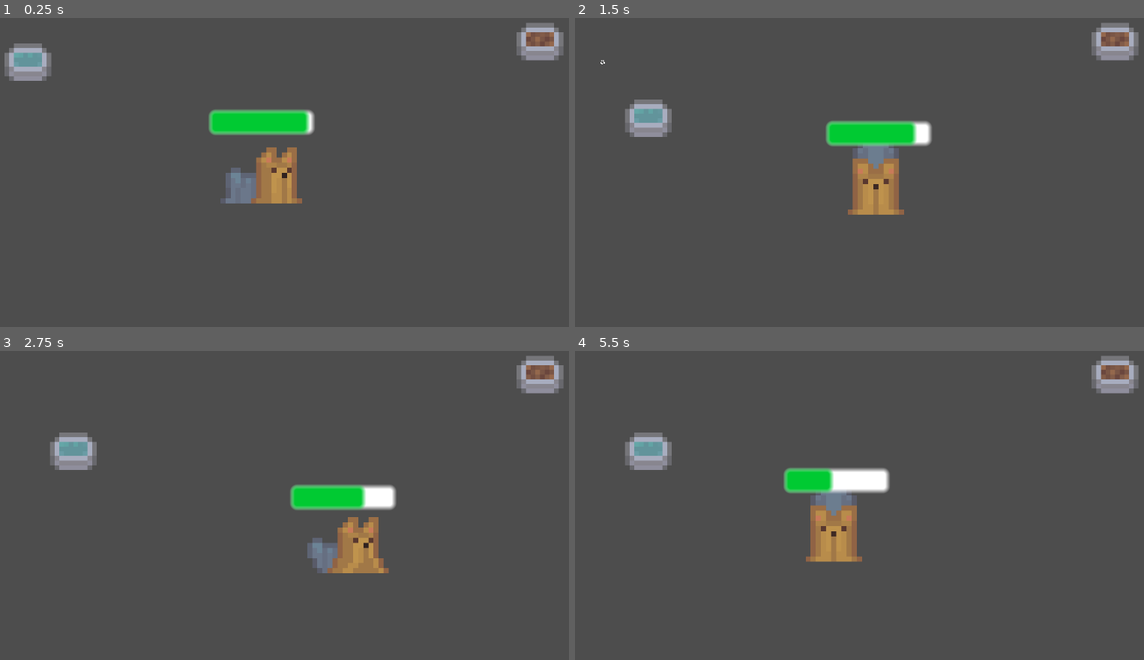
Above: before the commit, frames 1-4 (two rows, left to right).
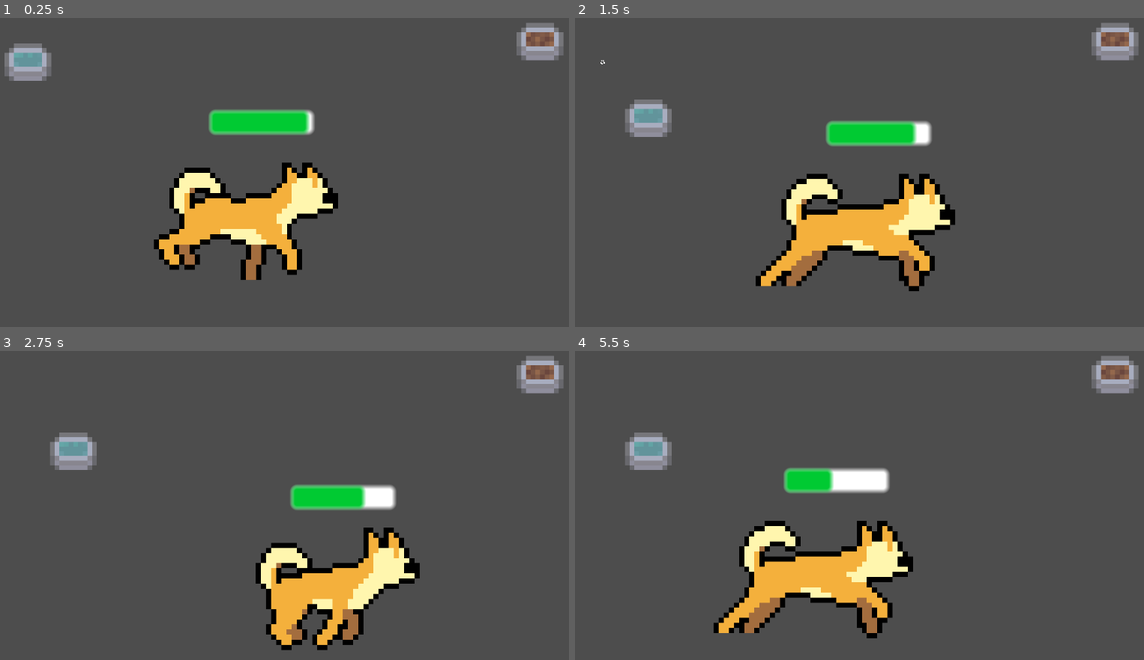
Above: after the commit, the same moments.

Repository: saadjiqbal/brackeys-gj-2024
Game: Godot game, scene res://scenes/game.tscn
Two runs of this game, one before a commit and one after it. Both use one fixed random seed, a clock stepped at 60 frames per second and the inputs below.
Inputs (mouse positions are in pixels of both pictures, inside the frame that each line leads up to):
- Up to frame 1 (0.25 s): no input
- Up to frame 2 (1.5 s): tap Enter at 0.5 s; move the mouse to (1115, 42) at 0.52 s; press the mouse at (1115, 42) at 0.53 s; hold Right (ui_right) 0.53-1.28 s; move the mouse to (603, 61) at 1.27 s; release the mouse at (603, 61) at 1.28 s; hold Down (ui_down) from 1.28 s (still down); click (603, 61) at 1.35 s
- Up to frame 3 (2.75 s): move the mouse to (341, 434) at 2.02 s; release Down (ui_down) at 2.03 s; press the mouse at (341, 434) at 2.03 s; hold Right (ui_right) from 2.03 s (still down)
- Up to frame 4 (5.5 s): move the mouse to (825, 573) at 2.77 s; release Right (ui_right) at 2.78 s; release the mouse at (825, 573) at 2.78 s; hold Up (ui_up) 2.78-3.53 s; click (825, 573) at 2.85 s; move the mouse to (1035, 558) at 3.52 s; press the mouse at (1035, 558) at 3.53 s; hold Left (ui_left) 3.53-5.03 s; move the mouse to (677, 456) at 4.27 s; release the mouse at (677, 456) at 4.28 s; click (677, 456) at 4.35 s; move the mouse to (887, 508) at 5.02 s; press the mouse at (887, 508) at 5.03 s; hold Down (ui_down) from 5.03 s (still down)

The runs differ from the first frame. In frame 1, 7.8% of the frame differs, in the area x 27-60%, y 41-85%; in frame 2, 8.7%, in the area x 31-67%, y 41-89%; in frame 3, 7.5%; in frame 4, 8.7%.

Commit message:
Changed dog sprite

Diff:
--- a/scenes/dog.tscn
+++ b/scenes/dog.tscn
@@ -1,213 +1,91 @@
-[gd_scene load_steps=31 format=3 uid="uid://dl3doxn22vvx4"]
+[gd_scene load_steps=18 format=3 uid="uid://dl3doxn22vvx4"]
 
 [ext_resource type="Script" path="res://scripts/dog.gd" id="1_prb03"]
-[ext_resource type="Texture2D" uid="uid://dxvdm74jtvroe" path="res://assets/animals/dog/dog_animation.png" id="1_uw2wv"]
+[ext_resource type="Texture2D" uid="uid://dsbmpswh23ext" path="res://assets/animals/dog/Idle.png" id="2_yu3a8"]
 [ext_resource type="Theme" uid="uid://dt22essonkqc" path="res://themes/happiness_bar.tres" id="3_1p2hg"]
+[ext_resource type="Texture2D" uid="uid://d4ln6el3afdi8" path="res://assets/animals/dog/Walk.png" id="3_73mub"]
 
-[sub_resource type="AtlasTexture" id="AtlasTexture_k1w5p"]
-atlas = ExtResource("1_uw2wv")
-region = Rect2(0, 72, 18, 18)
+[sub_resource type="AtlasTexture" id="AtlasTexture_dqccp"]
+atlas = ExtResource("2_yu3a8")
+region = Rect2(0, 0, 48, 48)
 
-[sub_resource type="AtlasTexture" id="AtlasTexture_bnuak"]
-atlas = ExtResource("1_uw2wv")
-region = Rect2(18, 72, 18, 18)
+[sub_resource type="AtlasTexture" id="AtlasTexture_uh0hs"]
+atlas = ExtResource("2_yu3a8")
+region = Rect2(48, 0, 48, 48)
 
-[sub_resource type="AtlasTexture" id="AtlasTexture_dry3d"]
-atlas = ExtResource("1_uw2wv")
-region = Rect2(0, 90, 18, 18)
+[sub_resource type="AtlasTexture" id="AtlasTexture_k08qi"]
+atlas = ExtResource("2_yu3a8")
+region = Rect2(96, 0, 48, 48)
 
-[sub_resource type="AtlasTexture" id="AtlasTexture_qebw7"]
-atlas = ExtResource("1_uw2wv")
-region = Rect2(18, 90, 18, 18)
+[sub_resource type="AtlasTexture" id="AtlasTexture_smem0"]
+atlas = ExtResource("2_yu3a8")
+region = Rect2(144, 0, 48, 48)
 
-[sub_resource type="AtlasTexture" id="AtlasTexture_h4p35"]
-atlas = ExtResource("1_uw2wv")
-region = Rect2(0, 108, 18, 18)
+[sub_resource type="AtlasTexture" id="AtlasTexture_diqqd"]
+atlas = ExtResource("3_73mub")
+region = Rect2(0, 0, 48, 48)
 
-[sub_resource type="AtlasTexture" id="AtlasTexture_qqd8x"]
-atlas = ExtResource("1_uw2wv")
-region = Rect2(18, 108, 18, 18)
+[sub_resource type="AtlasTexture" id="AtlasTexture_apdqv"]
+atlas = ExtResource("3_73mub")
+region = Rect2(48, 0, 48, 48)
 
-[sub_resource type="AtlasTexture" id="AtlasTexture_yusqq"]
-atlas = ExtResource("1_uw2wv")
-region = Rect2(36, 108, 18, 18)
+[sub_resource type="AtlasTexture" id="AtlasTexture_ujfhj"]
+atlas = ExtResource("3_73mub")
+region = Rect2(96, 0, 48, 48)
 
-[sub_resource type="AtlasTexture" id="AtlasTexture_1mk60"]
-atlas = ExtResource("1_uw2wv")
-region = Rect2(54, 108, 18, 18)
+[sub_resource type="AtlasTexture" id="AtlasTexture_jgdr3"]
+atlas = ExtResource("3_73mub")
+region = Rect2(144, 0, 48, 48)
 
-[sub_resource type="AtlasTexture" id="AtlasTexture_kc3fj"]
-atlas = ExtResource("1_uw2wv")
-region = Rect2(0, 0, 18, 18)
+[sub_resource type="AtlasTexture" id="AtlasTexture_girwg"]
+atlas = ExtResource("3_73mub")
+region = Rect2(192, 0, 48, 48)
 
-[sub_resource type="AtlasTexture" id="AtlasTexture_0w04v"]
-atlas = ExtResource("1_uw2wv")
-region = Rect2(18, 0, 18, 18)
+[sub_resource type="AtlasTexture" id="AtlasTexture_3lfqq"]
+atlas = ExtResource("3_73mub")
+region = Rect2(240, 0, 48, 48)
 
-[sub_resource type="AtlasTexture" id="AtlasTexture_apf0w"]
-atlas = ExtResource("1_uw2wv")
-region = Rect2(36, 0, 18, 18)
-
-[sub_resource type="AtlasTexture" id="AtlasTexture_xbmf6"]
-atlas = ExtResource("1_uw2wv")
-region = Rect2(54, 0, 18, 18)
-
-[sub_resource type="AtlasTexture" id="AtlasTexture_50g7h"]
-atlas = ExtResource("1_uw2wv")
-region = Rect2(0, 54, 18, 18)
-
-[sub_resource type="AtlasTexture" id="AtlasTexture_dv8uc"]
-atlas = ExtResource("1_uw2wv")
-region = Rect2(18, 54, 18, 18)
-
-[sub_resource type="AtlasTexture" id="AtlasTexture_p2e6p"]
-atlas = ExtResource("1_uw2wv")
-region = Rect2(36, 54, 18, 18)
-
-[sub_resource type="AtlasTexture" id="AtlasTexture_goxst"]
-atlas = ExtResource("1_uw2wv")
-region = Rect2(54, 54, 18, 18)
-
-[sub_resource type="AtlasTexture" id="AtlasTexture_bxwm2"]
-atlas = ExtResource("1_uw2wv")
-region = Rect2(0, 36, 18, 18)
-
-[sub_resource type="AtlasTexture" id="AtlasTexture_tanh3"]
-atlas = ExtResource("1_uw2wv")
-region = Rect2(18, 36, 18, 18)
-
-[sub_resource type="AtlasTexture" id="AtlasTexture_uvn12"]
-atlas = ExtResource("1_uw2wv")
-region = Rect2(36, 36, 18, 18)
-
-[sub_resource type="AtlasTexture" id="AtlasTexture_tw3q7"]
-atlas = ExtResource("1_uw2wv")
-region = Rect2(54, 36, 18, 18)
-
-[sub_resource type="AtlasTexture" id="AtlasTexture_balxh"]
-atlas = ExtResource("1_uw2wv")
-region = Rect2(0, 18, 18, 18)
-
-[sub_resource type="AtlasTexture" id="AtlasTexture_mf0y5"]
-atlas = ExtResource("1_uw2wv")
-region = Rect2(18, 18, 18, 18)
-
-[sub_resource type="AtlasTexture" id="AtlasTexture_6dw1m"]
-atlas = ExtResource("1_uw2wv")
-region = Rect2(36, 18, 18, 18)
-
-[sub_resource type="AtlasTexture" id="AtlasTexture_i0wkh"]
-atlas = ExtResource("1_uw2wv")
-region = Rect2(54, 18, 18, 18)
-
-[sub_resource type="SpriteFrames" id="SpriteFrames_mjgb5"]
+[sub_resource type="SpriteFrames" id="SpriteFrames_tkcq3"]
 animations = [{
 "frames": [{
 "duration": 1.0,
-"texture": SubResource("AtlasTexture_k1w5p")
+"texture": SubResource("AtlasTexture_dqccp")
 }, {
 "duration": 1.0,
-"texture": SubResource("AtlasTexture_bnuak")
+"texture": SubResource("AtlasTexture_uh0hs")
+}, {
+"duration": 1.0,
+"texture": SubResource("AtlasTexture_k08qi")
+}, {
+"duration": 1.0,
+"texture": SubResource("AtlasTexture_smem0")
 }],
 "loop": true,
-"name": &"drink",
+"name": &"idle",
 "speed": 5.0
 }, {
 "frames": [{
 "duration": 1.0,
-"texture": SubResource("AtlasTexture_dry3d")
+"texture": SubResource("AtlasTexture_diqqd")
 }, {
 "duration": 1.0,
-"texture": SubResource("AtlasTexture_qebw7")
+"texture": SubResource("AtlasTexture_apdqv")
+}, {
+"duration": 1.0,
+"texture": SubResource("AtlasTexture_ujfhj")
+}, {
+"duration": 1.0,
+"texture": SubResource("AtlasTexture_jgdr3")
+}, {
+"duration": 1.0,
+"texture": SubResource("AtlasTexture_girwg")
+}, {
+"duration": 1.0,
+"texture": SubResource("AtlasTexture_3lfqq")
 }],
 "loop": true,
-"name": &"eat",
-"speed": 5.0
-}, {
-"frames": [{
-"duration": 1.0,
-"texture": SubResource("AtlasTexture_h4p35")
-}, {
-"duration": 1.0,
-"texture": SubResource("AtlasTexture_qqd8x")
-}, {
-"duration": 1.0,
-"texture": SubResource("AtlasTexture_yusqq")
-}, {
-"duration": 1.0,
-"texture": SubResource("AtlasTexture_1mk60")
-}],
-"loop": true,
-"name": &"sleep",
-"speed": 5.0
-}, {
-"frames": [{
-"duration": 1.0,
-"texture": SubResource("AtlasTexture_kc3fj")
-}, {
-"duration": 1.0,
-"texture": SubResource("AtlasTexture_0w04v")
-}, {
-"duration": 1.0,
-"texture": SubResource("AtlasTexture_apf0w")
-}, {
-"duration": 1.0,
-"texture": SubResource("AtlasTexture_xbmf6")
-}],
-"loop": true,
-"name": &"walk_down",
-"speed": 5.0
-}, {
-"frames": [{
-"duration": 1.0,
-"texture": SubResource("AtlasTexture_50g7h")
-}, {
-"duration": 1.0,
-"texture": SubResource("AtlasTexture_dv8uc")
-}, {
-"duration": 1.0,
-"texture": SubResource("AtlasTexture_p2e6p")
-}, {
-"duration": 1.0,
-"texture": SubResource("AtlasTexture_goxst")
-}],
-"loop": true,
-"name": &"walk_left",
-"speed": 5.0
-}, {
-"frames": [{
-"duration": 1.0,
-"texture": SubResource("AtlasTexture_bxwm2")
-}, {
-"duration": 1.0,
-"texture": SubResource("AtlasTexture_tanh3")
-}, {
-"duration": 1.0,
-"texture": SubResource("AtlasTexture_uvn12")
-}, {
-"duration": 1.0,
-"texture": SubResource("AtlasTexture_tw3q7")
-}],
-"loop": true,
-"name": &"walk_right",
-"speed": 5.0
-}, {
-"frames": [{
-"duration": 1.0,
-"texture": SubResource("AtlasTexture_balxh")
-}, {
-"duration": 1.0,
-"texture": SubResource("AtlasTexture_mf0y5")
-}, {
-"duration": 1.0,
-"texture": SubResource("AtlasTexture_6dw1m")
-}, {
-"duration": 1.0,
-"texture": SubResource("AtlasTexture_i0wkh")
-}],
-"loop": true,
-"name": &"walk_up",
-"speed": 5.0
+"name": &"walk",
+"speed": 12.0
 }]
 
 [sub_resource type="RectangleShape2D" id="RectangleShape2D_mshye"]
@@ -222,9 +100,9 @@
 
 [node name="AnimatedSprite2D" type="AnimatedSprite2D" parent="."]
 position = Vector2(54.6038, 29.6839)
-sprite_frames = SubResource("SpriteFrames_mjgb5")
-animation = &"walk_right"
-frame_progress = 0.989445
+sprite_frames = SubResource("SpriteFrames_tkcq3")
+animation = &"walk"
+frame_progress = 0.469953
 
 [node name="CollisionShape2D" type="CollisionShape2D" parent="."]
 position = Vector2(54.6954, 32.6615)
--- a/scripts/dog.gd
+++ b/scripts/dog.gd
@@ -80,16 +80,16 @@
 func update_animation(direction: Vector2):
 	if direction.x > 0:
 		# Moving right
-		animated_sprite.play("walk_right")
+		animated_sprite.play("walk")
 	elif direction.x < 0:
 		# Moving left
-		animated_sprite.play("walk_left")
+		animated_sprite.play("walk")
 	elif direction.y > 0:
 		# Moving down
-		animated_sprite.play("walk_down")
+		animated_sprite.play("walk")
 	elif direction.y < 0:
 		# Moving up
-		animated_sprite.play("walk_up")
+		animated_sprite.play("walk")
 
 # Function to handle random status selection
 func get_random_status() -> String:
Binary file added: assets/animals/cat/Idle.png
Not shown, added: assets/animals/cat/Idle.png.import
Binary file added: assets/animals/cat/Walk.png
Not shown, added: assets/animals/cat/Walk.png.import
Binary file added: assets/animals/dog/Idle.png
Not shown, added: assets/animals/dog/Idle.png.import
Binary file added: assets/animals/dog/Walk.png
Not shown, changed: assets/animals/dog/Walk.png.import
Binary file removed: assets/animals/dog/dog_animation.png
